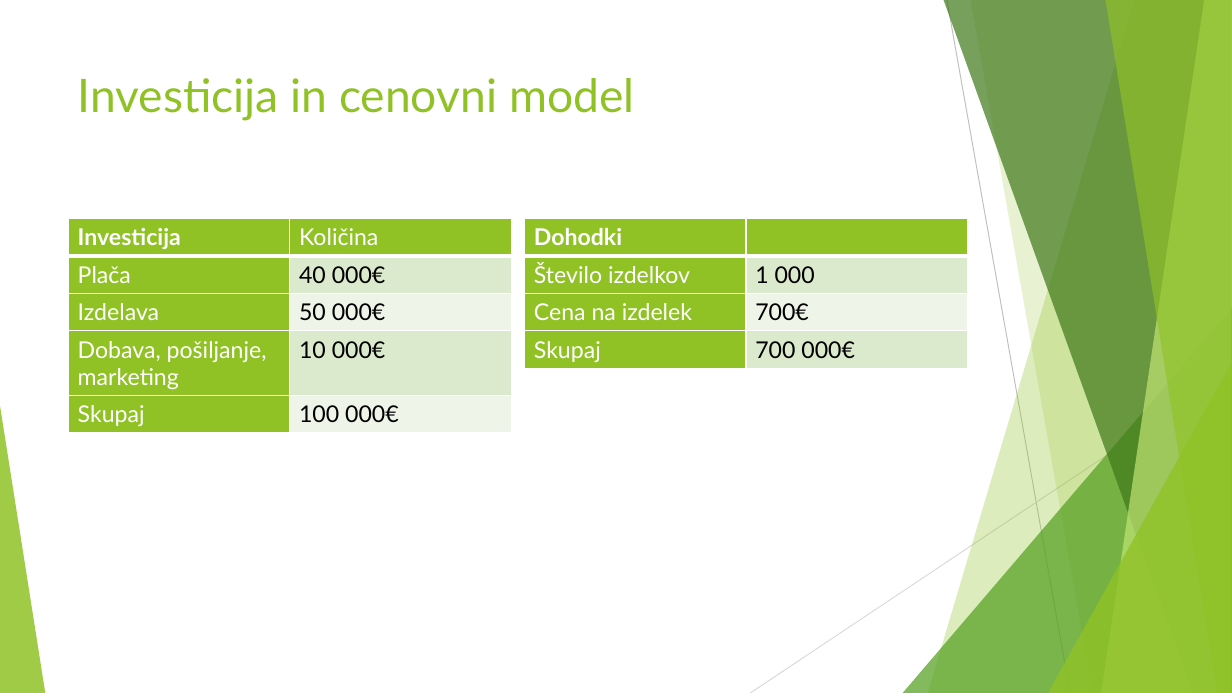
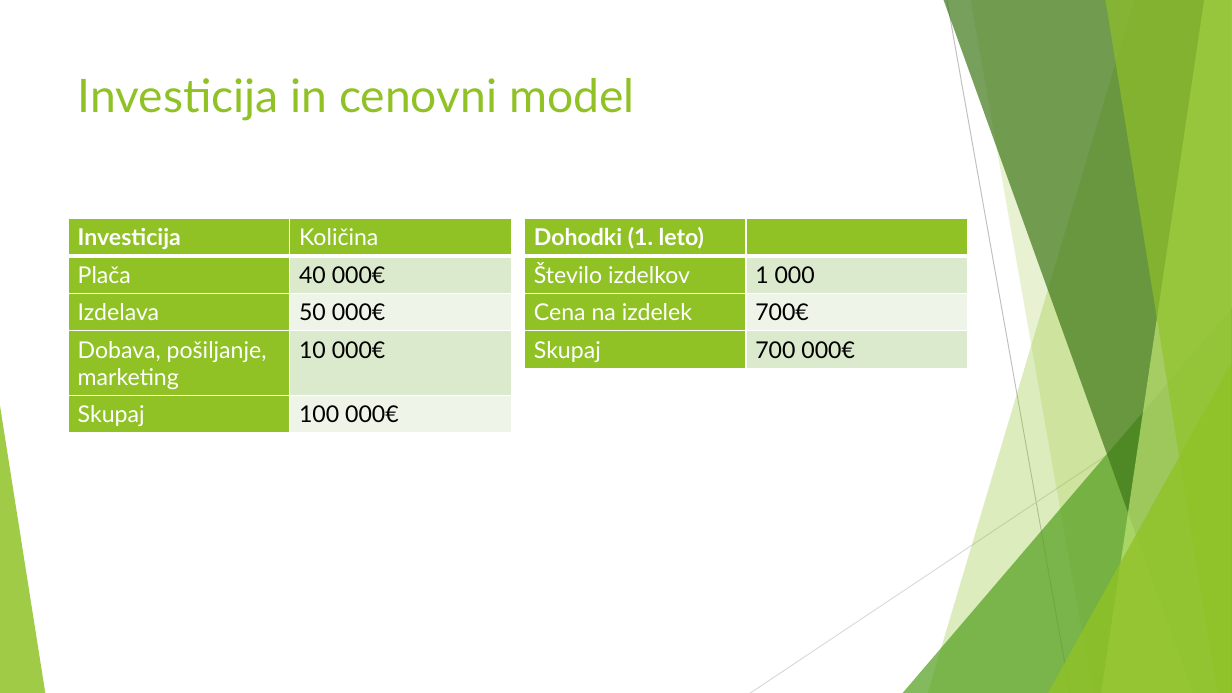
Before and after one commit to Zanz2/IPIRI_MM_RESOURCES, a slide deck: slide 11 of MAGIC-MIRROR_v4.pptx (slide 10 before the commit). Drawn at 1232x693 pixels with LibreOffice and Linux fonts; fonts in the diff are those of the drawing. Boxes give left, top, right and bottom in pixels: in the first picture for what was removed or moved away, otherwise in the second. Text is boxed around its words. In the diff, an @@ line names an element or a change of style, - is before the commit and + after.

```diff
--- a/MAGIC-MIRROR_v4.pptx
+++ b/MAGIC-MIRROR_v4.pptx
@@ table at [525,218,969,368] @@
-row 1, column 1: Dohodki
+row 1, column 1: Dohodki (1. leto)
```
Also in this commit, not shown: 4 other slides changed.
